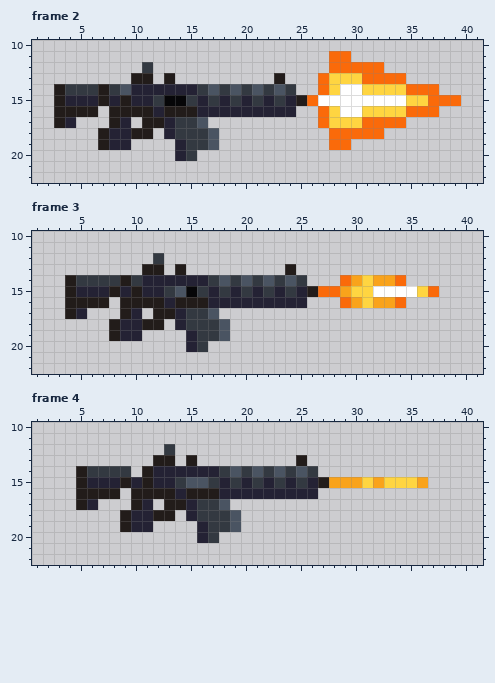
Two versions of one pixel-art file, assets/weapon_ranged_rifle.aseprite. The first picture shows the starting point.
48x32 pixels, 4 frames. Shown: frame 2: x 1..41, y 10..22; frame 3: x 1..41, y 10..22; frame 4: x 1..41, y 10..22.
New version:
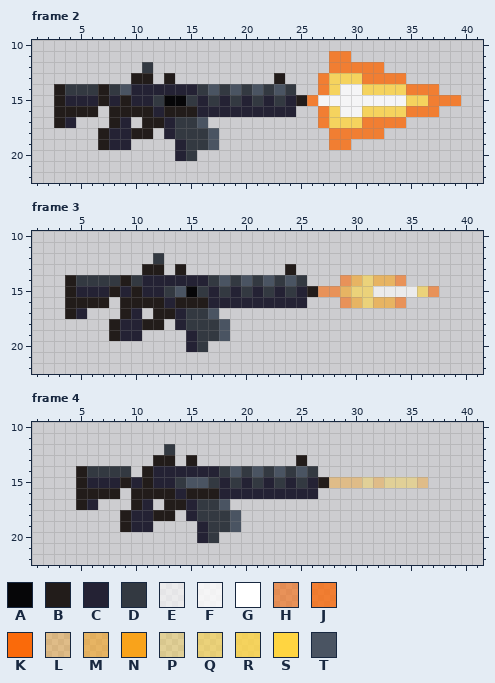
Palette (. is transparent): A #060608  B #221c1a  C #242234  D #333941  E #ffffff99  F #ffffffcc  G #ffffff  H #fa6a0a99  J #fa6a0acc  K #fa6a0a  L #f9a31b66  M #f9a31b99  N #f9a31b  P #ffd54166  Q #ffd54199  R #ffd541cc  S #ffd541  T #4a5462
From old to new:
Frame 2:
Colour G becomes colour F in row 14 at x 29 to 30; in row 15 at x 27 to 34; in row 16 at x 29 to 30.
Colour K becomes colour J in row 11 at x 28 to 29; in row 12 at x 28 to 32; in row 13 at x 27 and 31 to 34; in row 14 at x 27 and 35 to 37; in row 15 at x 26 and 37 to 39; in row 16 at x 27 and 35 to 37.
Colour K becomes colour J in row 17 at x 27 and 31 to 34; in row 18 at x 28 to 32; in row 19 at x 28 to 29.
Colour S becomes colour R in row 13 at x 28 to 30; in row 14 at x 28 and 31 to 34; in row 15 at x 35 to 36; in row 16 at x 28 and 31 to 34; in row 17 at x 28 to 30.
Frame 3:
Colour G becomes colour E in row 15 at x 32 to 35.
Colour K becomes colour H in row 14 at x 29 and 34; in row 15 at x 27 to 28 and 37; in row 16 at x 29 and 34.
Colour N becomes colour M in row 14 at x 30 and 32 to 33; in row 15 at x 29; in row 16 at x 30 and 32 to 33.
Colour S becomes colour Q in row 14 at x 31; in row 15 at x 30 to 31 and 36; in row 16 at x 31.
Frame 4:
Colour N becomes colour L in row 15 at x 28 to 30, 32 and 36.
Colour S becomes colour P in row 15 at x 31 and 33 to 35.
